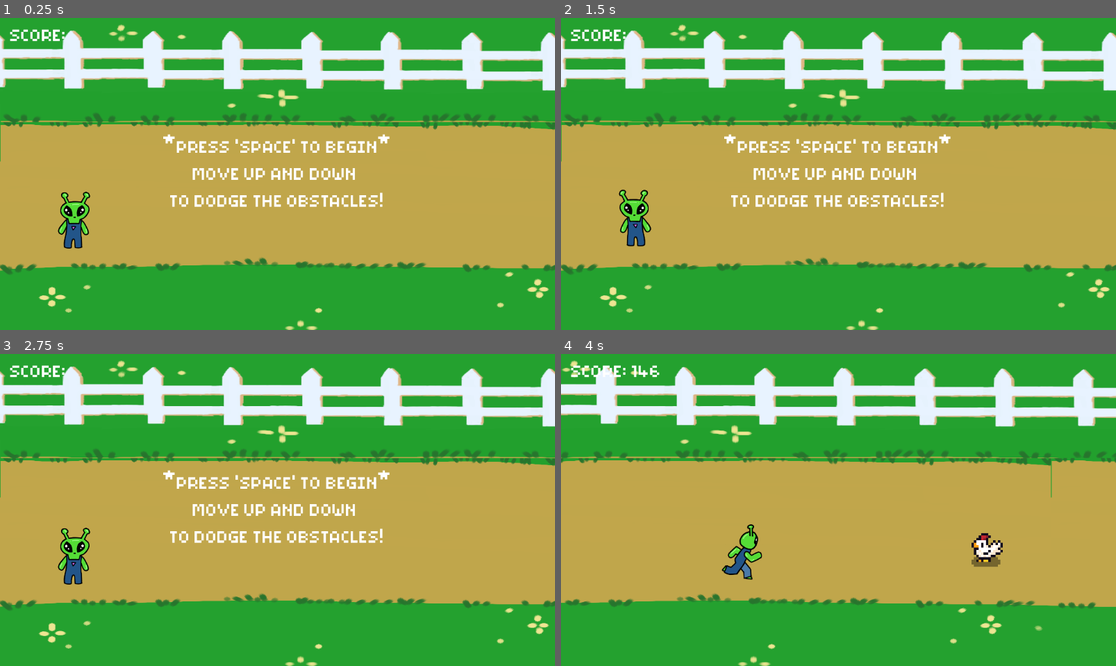
Above: before the commit, frames 1-4 (two rows, left to right).
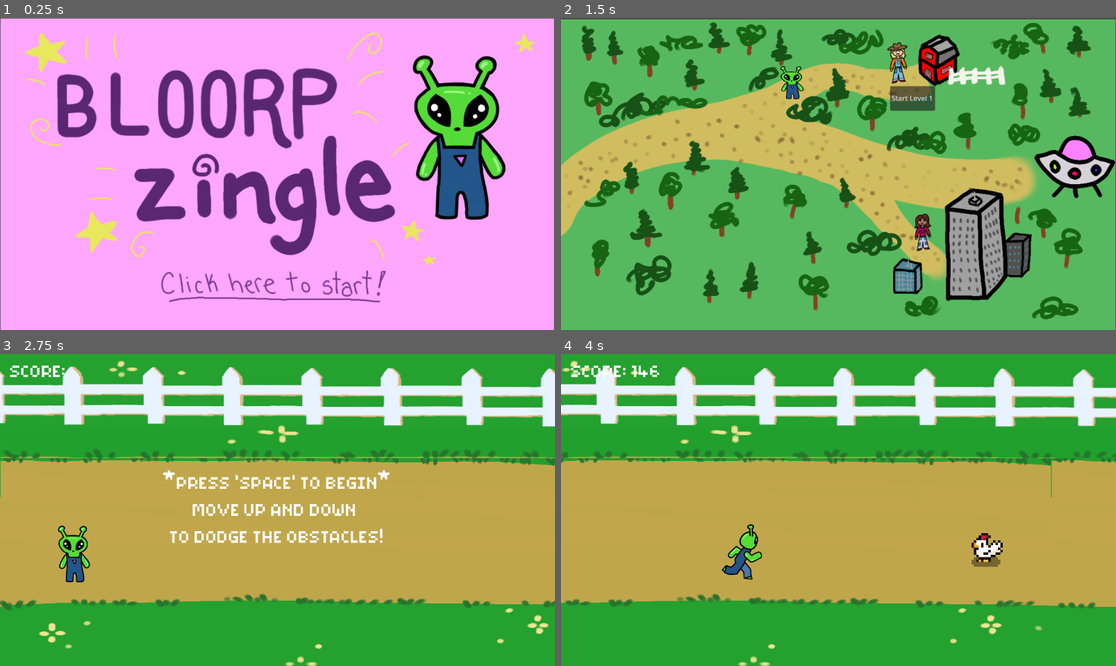
Above: after the commit, the same moments.

Repository: soaphaa/alien-game
Game: Godot game, scene res://title_scene.tscn
The game is run twice, just before and just after one commit, with the same random seed, the same clock (stepped at 60 frames per second) and the same inputs. Before the commit the project starts from res://Scenes/farm_game.tscn.
Inputs (mouse positions are in pixels of both pictures, inside the frame that each line leads up to):
- Up to frame 1 (0.25 s): no input
- Up to frame 2 (1.5 s): click (838, 283) at 0.52 s; click (855, 149) at 1.27 s
- Up to frame 3 (2.75 s): click (349, 435) at 2 s, where only the run after the commit has a clickable "Start Level 1"
- Up to frame 4 (4 s): tap Space at 2.75 s; hold W (move_up) 2.78-3.53 s; tap Enter (ui_accept) at 3.02, 3.77 s; hold S (move_down) from 3.53 s (still down)

The runs differ from the first frame. In frame 1, 100% of the frame differs, in the area x 0-100%, y 0-100%; in frame 2, 87%; in frame 3, 0.6%; in frame 4, nothing differs.

Commit message:
Changed starting scene and attatched the sophia and monica stuff with a button

Diff:
--- /dev/null
+++ b/farm_game_button.gd
@@ -0,0 +1,5 @@
+extends Button
+
+
+func _on_pressed() -> void:
+	get_tree().change_scene_to_file("res://Scenes/farm_game.tscn")
--- a/main_map.tscn
+++ b/main_map.tscn
@@ -1,6 +1,7 @@
-[gd_scene load_steps=4 format=3 uid="uid://cpjt2o567v500"]
+[gd_scene load_steps=5 format=3 uid="uid://b6l2s4dpmipno"]
 
 [ext_resource type="Texture2D" uid="uid://d2jai6412vfqs" path="res://Monica Assets/Background screens/Main map.png" id="1_dyl4d"]
+[ext_resource type="Script" uid="uid://c13a4441l17e1" path="res://farm_game_button.gd" id="2_5hk42"]
 [ext_resource type="Texture2D" uid="uid://bp06nv1nvn8cb" path="res://Monica Assets/Background screens/alien.png" id="2_km2bi"]
 
 [sub_resource type="SystemFont" id="SystemFont_5hk42"]
@@ -25,8 +26,11 @@
 offset_bottom = -148.88881
 theme_override_fonts/font = SubResource("SystemFont_5hk42")
 text = "Start Level 1"
+script = ExtResource("2_5hk42")
 
 [node name="Alien" type="Sprite2D" parent="."]
 position = Vector2(480.00003, 135)
 scale = Vector2(0.21665315, 0.17478353)
 texture = ExtResource("2_km2bi")
+
+[connection signal="pressed" from="MainMap/FarmGameButton" to="MainMap/FarmGameButton" method="_on_pressed"]
--- a/project.godot
+++ b/project.godot
@@ -11,8 +11,8 @@
 [application]
 
 config/name="Bloorp Zingle"
-run/main_scene="uid://igascktdmxry"
-config/features=PackedStringArray("4.4", "Mobile")
+run/main_scene="uid://du3ko0alj6uw0"
+config/features=PackedStringArray("4.5", "Mobile")
 
 [input]
 
--- /dev/null
+++ b/title_scene.tscn
@@ -0,0 +1,27 @@
+[gd_scene load_steps=4 format=3 uid="uid://du3ko0alj6uw0"]
+
+[ext_resource type="Script" path="res://title_screen_bg.gd" id="1_176dl"]
+[ext_resource type="Texture2D" uid="uid://wxigp5gaioie" path="res://Monica Assets/Background screens/titleScreen.png" id="2_8vtwa"]
+
+[sub_resource type="StyleBoxEmpty" id="StyleBoxEmpty_05l2w"]
+
+[node name="Node2D" type="Node2D"]
+
+[node name="TitleScreenBG" type="Sprite2D" parent="."]
+position = Vector2(575.25, 324.5)
+scale = Vector2(0.899609, 0.895833)
+script = ExtResource("1_176dl")
+
+[node name="TitleScreen" type="Sprite2D" parent="TitleScreenBG"]
+position = Vector2(0.277893, 0.558167)
+scale = Vector2(0.997829, 1.00465)
+texture = ExtResource("2_8vtwa")
+
+[node name="StartButton" type="Button" parent="TitleScreenBG/TitleScreen"]
+offset_left = -271.0
+offset_top = 211.0
+offset_right = 261.0
+offset_bottom = 293.0
+theme_override_styles/normal = SubResource("StyleBoxEmpty_05l2w")
+
+[connection signal="pressed" from="TitleScreenBG/TitleScreen/StartButton" to="TitleScreenBG" method="_on_start_button_pressed"]
Not shown, changed: Assets/fonts/pixel_maz.ttf.import
Not shown, changed: Assets/img/alien-spritesheet.png.import
Not shown, changed: Assets/img/farm-background.png.import
Not shown, changed: Assets/img/farm-platform.png.import
Not shown, changed: Assets/img/farm-top-platform.png.import
Not shown, changed: Assets/img/obstacles-imgs/Chicken.png.import
Not shown, changed: Assets/img/obstacles-imgs/Cow.png.import
Not shown, changed: Assets/img/obstacles-imgs/Pig.png.import
Not shown, changed: Assets/img/obstacles-imgs/Sheep.png.import
Not shown, changed: Monica Assets/Background screens/Alien ending 1.png.import
Not shown, changed: Monica Assets/Background screens/Main map.png.import
Not shown, changed: Monica Assets/Background screens/Menu screen.png.import
(and 5 more such lines)
